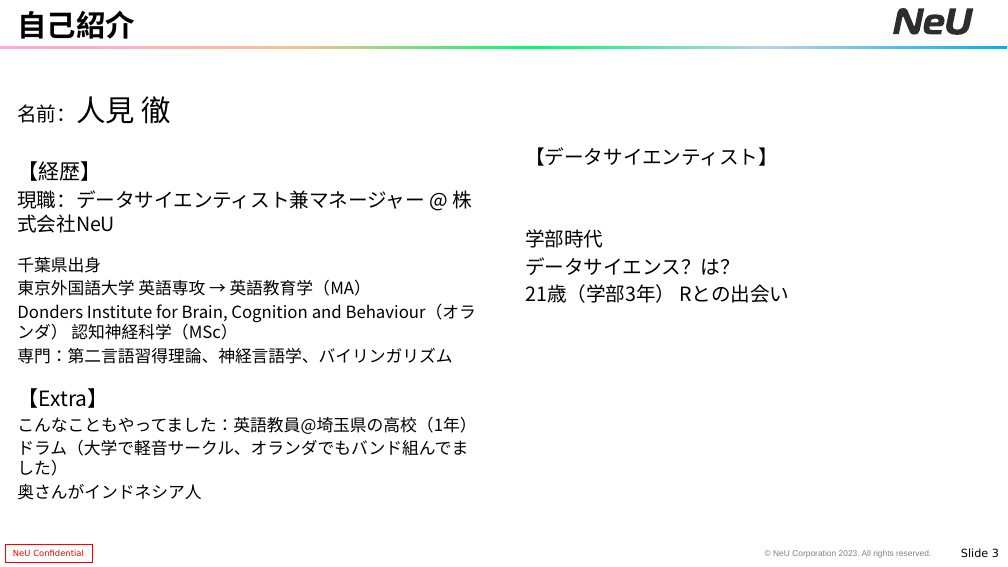
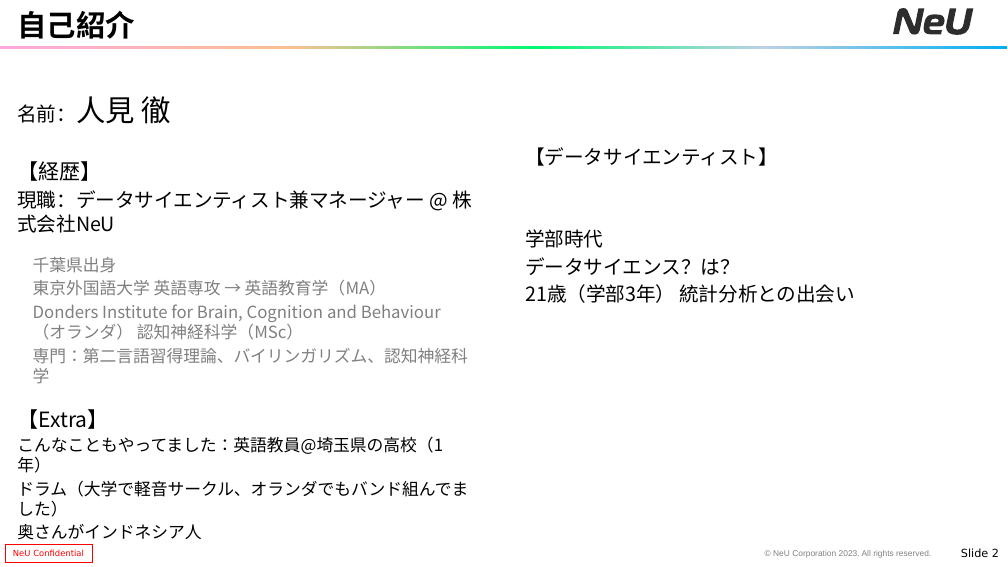
Before and after one commit to toruhitomi/Business_data_science_with_R, a slide deck: slide 2 of 20230113_都市大講義資料_v1.pptx (slide 3 before the commit). Drawn at 1008x567 pixels with LibreOffice and Linux fonts; fonts in the diff are those of the drawing. Boxes give left, top, right and bottom in pixels: in the first picture for what was removed or moved away, otherwise in the second. Text is boxed around its words. In the diff, an @@ line names an element or a change of style, - is before the commit and + after.

```diff
--- a/20230113_都市大講義資料_v1.pptx
+++ b/20230113_都市大講義資料_v1.pptx
@@ text at [33,257,441,340]: text colour #000000 to #808080 in "千葉県出身", "東京外国語大学 英語専攻 → 英語教育学（MA）", "Donders Institute for Brain, Cognition and Behaviour（オランダ） ..."; list level 1 to 2 in "千葉県出身"; list level 1 to 2 in "東京外国語大学 英語専攻 → 英語教育学（MA）"; list level 1 to 2 in "Donders Institute for Brain, Cognition ..." @@
@@ text at [525,284,855,303]: text changed @@
-21歳（学部3年） Rとの出会い
+21歳（学部3年） 統計分析との出会い
@@ text at [33,348,468,384]: text changed; text colour #000000 to #808080 @@
-専門：第二言語習得理論、神経言語学、バイリンガリズム
+  専門：第二言語習得理論、バイリンガリズム、認知神経科学
@@ page number at [961,549,999,557]: text changed @@
-Slide 3
+Slide 2
```
Also in this commit, not shown: 2 other slides changed, 1 slide added, 2 other files.
